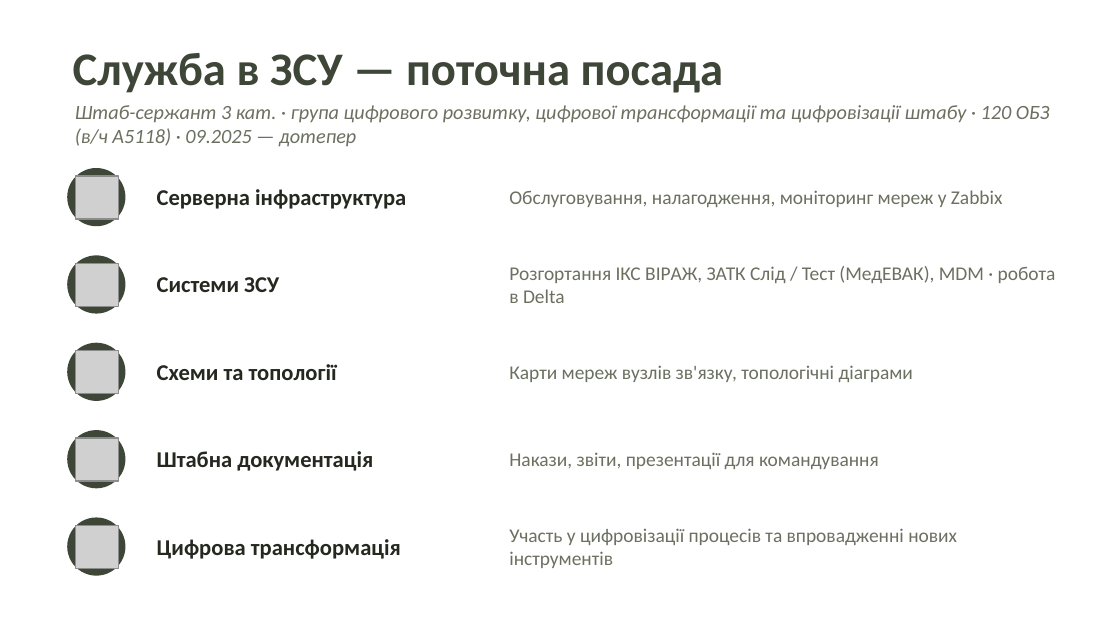
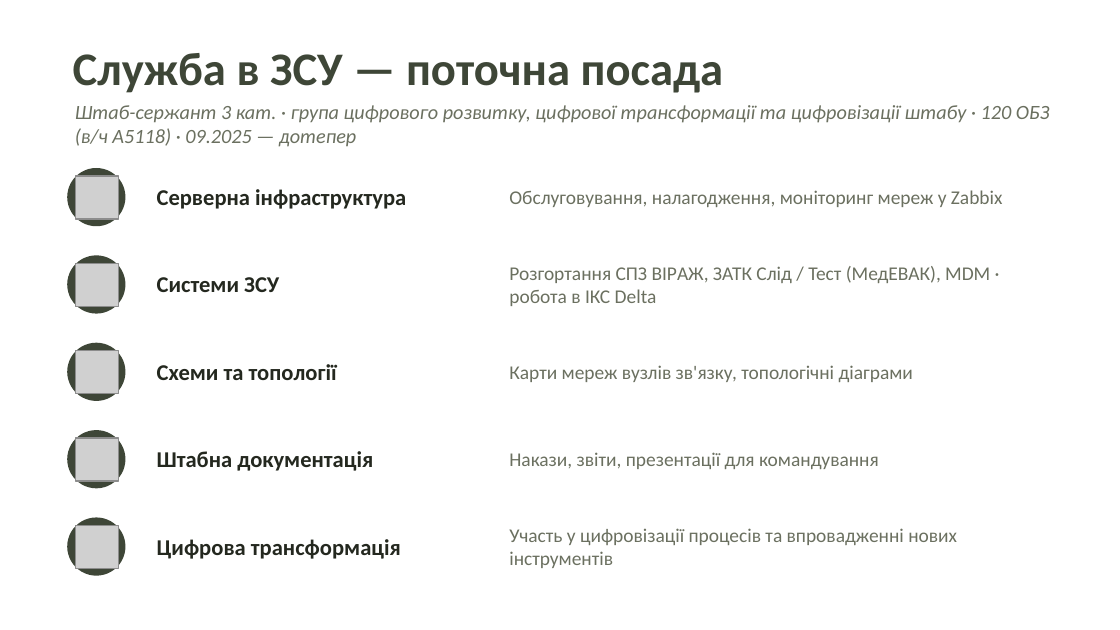
Before and after one commit to RomanKolomiets/cv, a slide deck: slide 4 of Коломієць_Резюме_Презентація.pptx. Drawn at 1120x630 pixels with LibreOffice and Linux fonts; fonts in the diff are those of the drawing; grey boxes stand for pictures. Boxes give left, top, right and bottom in pixels: in the first picture for what was removed or moved away, otherwise in the second. Text is boxed around its words. In the diff, an @@ line names an element or a change of style, - is before the commit and + after.

```diff
--- a/Коломієць_Резюме_Презентація.pptx
+++ b/Коломієць_Резюме_Презентація.pptx
@@ text at (509,266,990,306): text changed @@
-Розгортання ІКС ВIРAЖ, ЗАТК Слід / Тест (МедЕВАК), MDM · робота в Delta
+Розгортання СПЗ ВIРAЖ, ЗАТК Слід / Тест (МедЕВАК), MDM · робота в ІКС Delta
```
Also in this commit, not shown: 5 other slides changed, 2 slides added.
